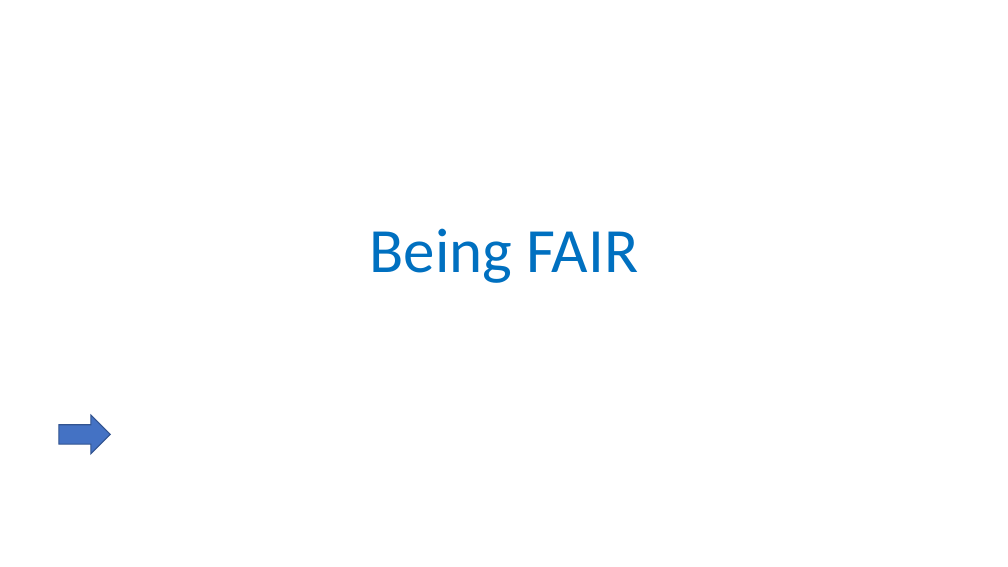
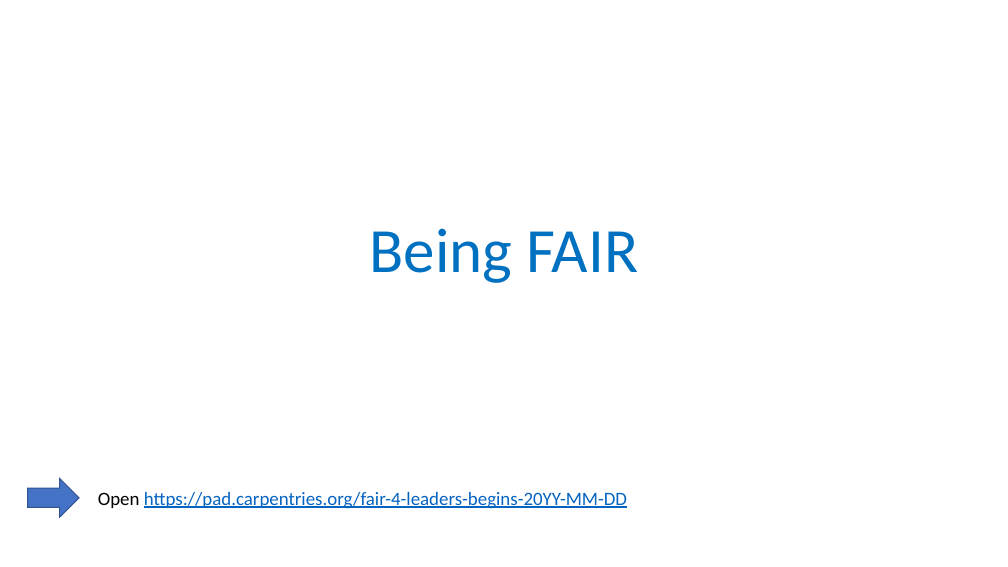
Before and after one commit to tobyhodges/probable-enigma, a slide deck: slide 1 of instructors/02-Being_FAIR.pptx. Drawn at 1008x567 pixels with LibreOffice and Linux fonts; fonts in the diff are those of the drawing; background and template pictures are left out. Boxes give left, top, right and bottom in pixels: in the first picture for what was removed or moved away, otherwise in the second. Text is boxed around its words. In the diff, an @@ line names an element or a change of style, - is before the commit and + after.

```diff
--- a/instructors/02-Being_FAIR.pptx
+++ b/instructors/02-Being_FAIR.pptx
@@ down arrow: place and size @@
-down arrow at box(59, 416, 110, 454)
+down arrow at box(28, 478, 79, 517)
@@ text added at box(98, 492, 627, 509), 18 pt, text #0563C1, underline @@
+Open https://pad.carpentries.org/fair-4-leaders-begins-20YY-MM-DD
```
Also in this commit, not shown: 5 other files.
